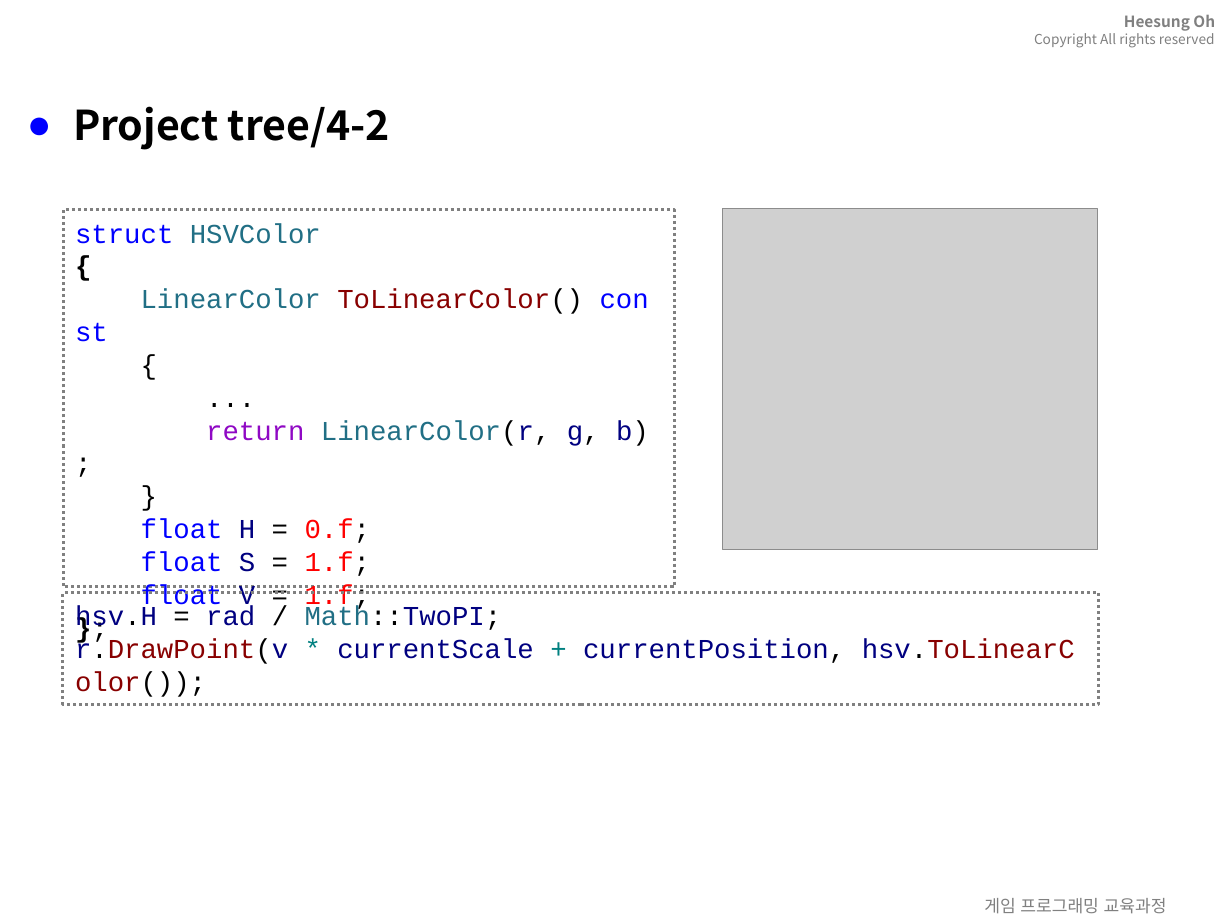
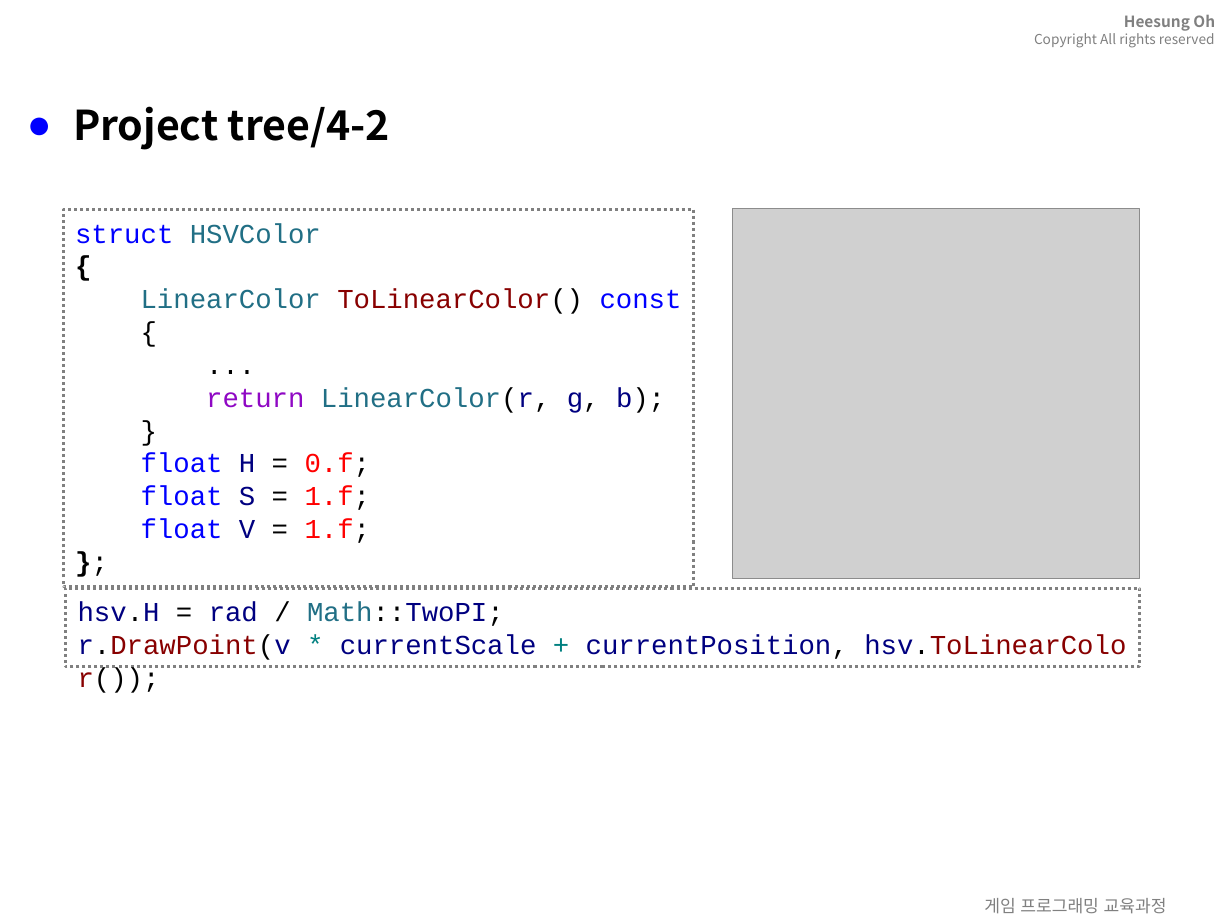
Before and after one commit to 3dapi/ef04_math, a slide deck: slide 36 of doc/mathAndPhycis.pptx (slide 32 before the commit). Drawn at 1232x924 pixels with LibreOffice and Linux fonts; fonts in the diff are those of the drawing; grey boxes stand for pictures; background and template pictures are left out. Boxes give left, top, right and bottom in pixels: in the first picture for what was removed or moved away, otherwise in the second. Text is boxed around its words. In the diff, an @@ line names an element or a change of style, - is before the commit and + after.

```diff
--- a/doc/mathAndPhycis.pptx
+++ b/doc/mathAndPhycis.pptx
@@ rectangle "struct HSVColor": place and size @@
-rectangle "struct HSVColor" at [63, 209, 674, 586]
+rectangle "struct HSVColor" at [63, 209, 694, 586]
@@ picture: place and size @@
-picture at [723, 208, 1098, 548]
+picture at [732, 208, 1140, 578]
@@ rectangle "hsv.H = rad / Math::TwoPI;": place and size @@
-rectangle "hsv.H = rad / Math::TwoPI;" at [63, 593, 1099, 705]
+rectangle "hsv.H = rad / Math::TwoPI;" at [65, 588, 1140, 667]
```
Also in this commit, not shown: 10 other slides changed, 16 slides added, 7 other files.
